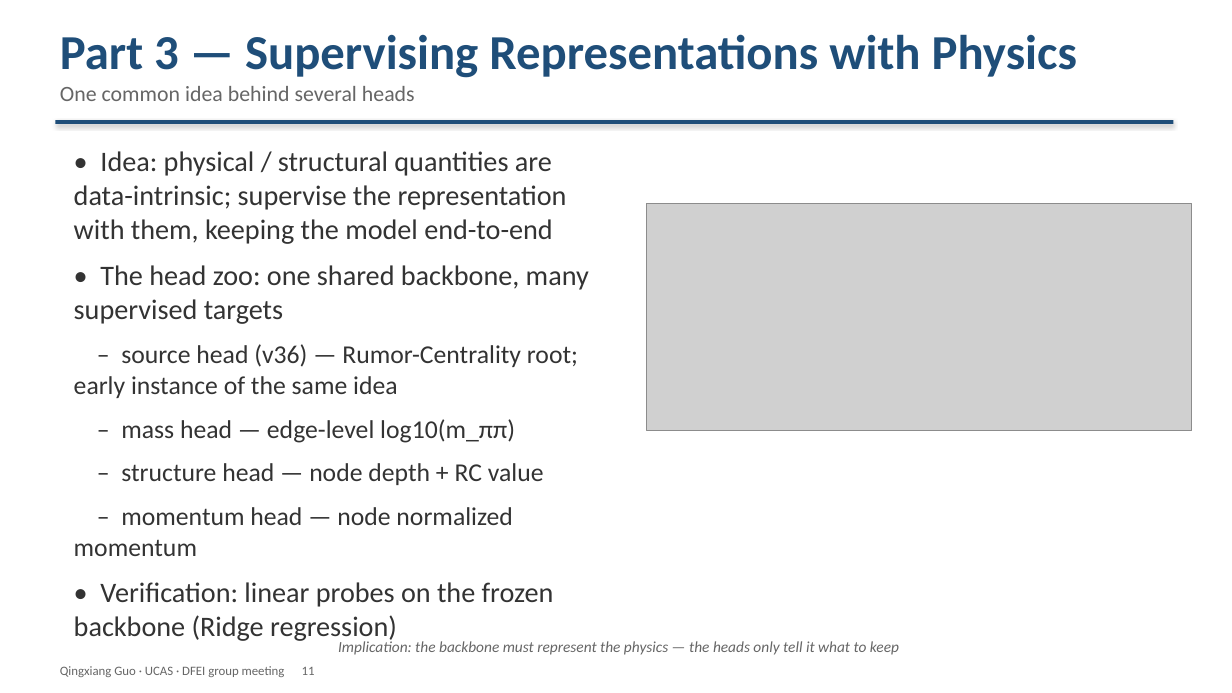
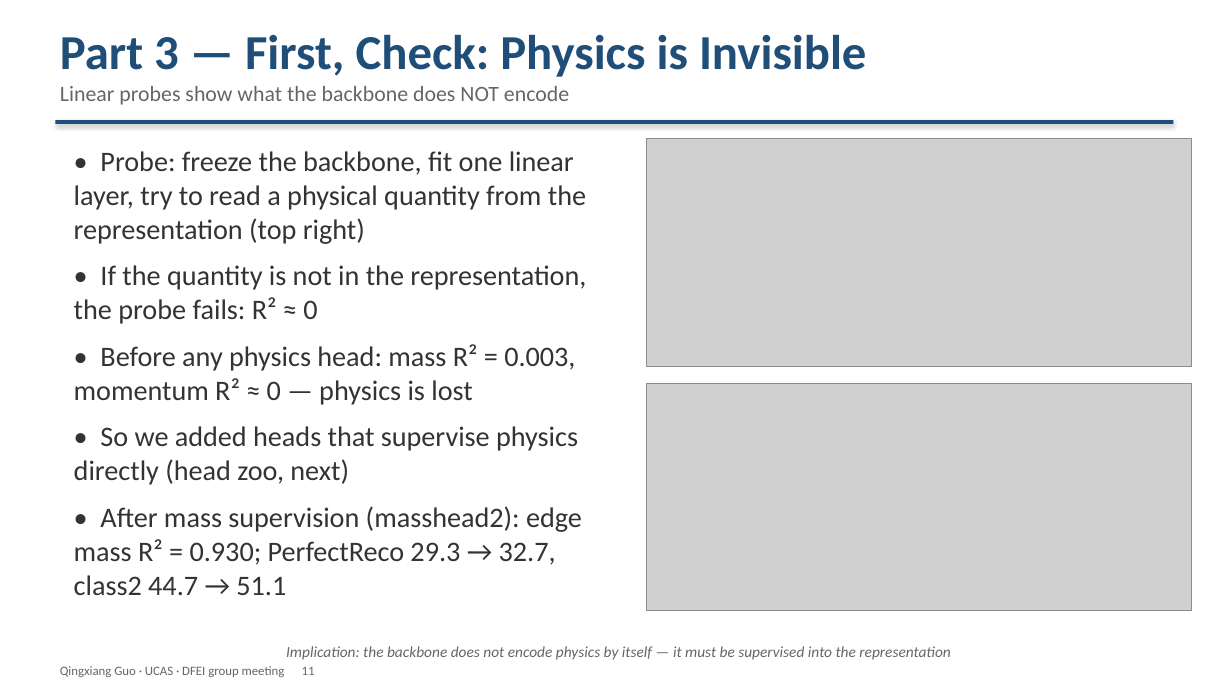
Before and after one commit to Aniedrew/dfei_ift, a slide deck: slide 11 of meeting_figs/DFEI_progress_20260902_EN.pptx. Drawn at 1232x693 pixels with LibreOffice and Linux fonts; fonts in the diff are those of the drawing; grey boxes stand for pictures. Boxes give left, top, right and bottom in pixels: in the first picture for what was removed or moved away, otherwise in the second. Text is boxed around its words. In the diff, an @@ line names an element or a change of style, - is before the commit and + after.

Commit message:
docs: rebuild Part 3 — probes, native head zoo, depth & RC calculation
- S11: linear probes first — new probe_method figure shows HOW a probe is
  calculated (frozen backbone -> linear layer -> R2); evidence physics is
  lost (mass 0.003, mom ~0) then recovered (mass 0.93)
- S12: head zoo as native PowerPoint shapes (editable), new physics heads
  (source/mass/struct/mom) marked green vs original blue; dropped the PNG
- S13/S14: one page each for the struct-head targets — depth (BFS layers)
  and Rumor Centrality (subtree sizes, log R = -sum log tau, argmax root)
- Removed the unexplained ROC plot and its slide; parts renumbered (17 pages)

```diff
--- a/meeting_figs/DFEI_progress_20260902_EN.pptx
+++ b/meeting_figs/DFEI_progress_20260902_EN.pptx
@@ text at (60, 34, 867, 105): text changed; size 38 to 17 pt; text colour #1F4E79 to #666666; bold off @@
-Part 3 — Supervising Representations with Physics
-One common idea behind several heads
+Part 3 — First, Check: Physics is Invisible
+Linear probes show what the backbone does NOT encode
@@ picture: place and size @@
-picture at (647, 203, 1192, 431)
+picture at (647, 139, 1192, 366)
@@ text at (74, 151, 586, 595): text changed @@
-• Idea: physical / structural quantities are data-intrinsic; supervise the representation with them, keeping the model end-to-end
-• The head zoo: one shared backbone, many supervised targets
-– source head (v36) — Rumor-Centrality root; early instance of the same idea
-– mass head — edge-level log10(m_ππ)
-– structure head — node depth + RC value
-– momentum head — node normalized momentum
-• Verification: linear probes on the frozen backbone (Ridge regression)
+• Probe: freeze the backbone, fit one linear layer, try to read a physical quantity from the representation (top right)
+• If the quantity is not in the representation, the probe fails: R² ≈ 0
+• Before any physics head: mass R² = 0.003, momentum R² ≈ 0 — physics is lost
+• So we added heads that supervise physics directly (head zoo, next)
+• After mass supervision (masshead2): edge mass R² = 0.930; PerfectReco 29.3 → 32.7, class2 44.7 → 51.1
@@ picture added at (647, 384, 1192, 611) @@
@@ text at (286, 646, 950, 660): text changed @@
-Implication: the backbone must represent the physics — the heads only tell it what to keep
+Implication: the backbone does not encode physics by itself — it must be supervised into the representation
```
Also in this commit, not shown: 2 other slides changed, 2 slides added, 2 slides removed, 7 other files.
